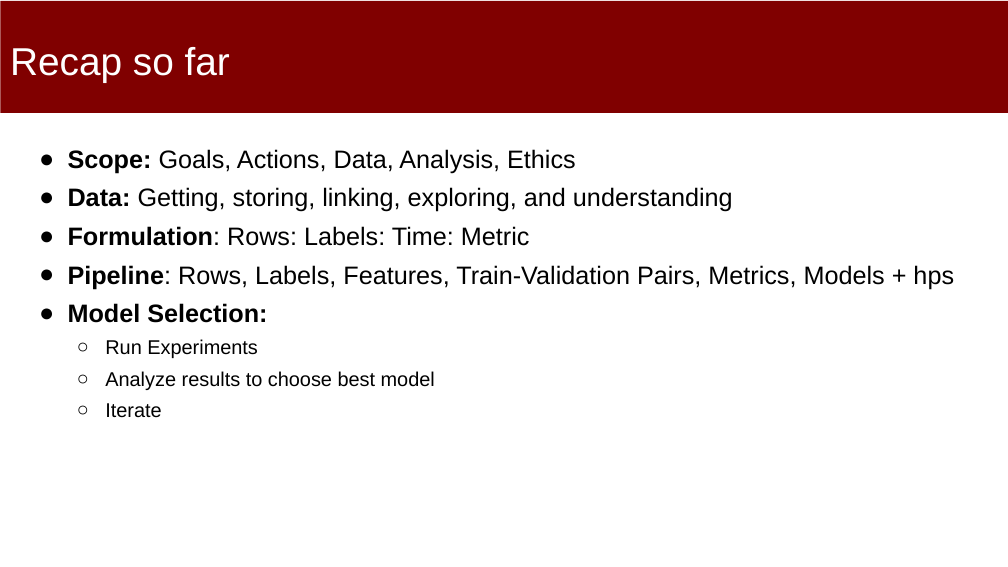
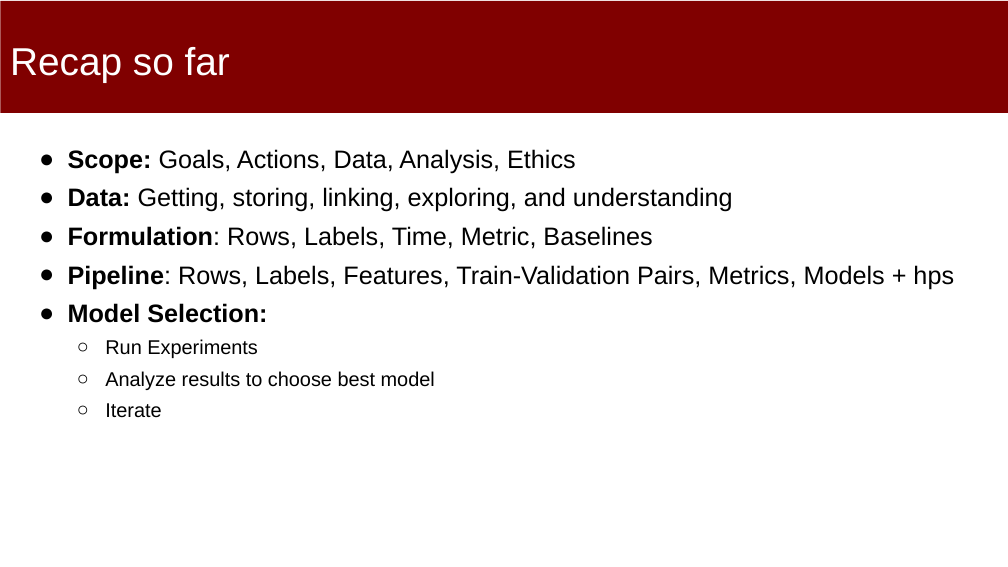
Before and after one commit to dssg/MLinPractice, a slide deck: slide 5 of Lectures/Lecture11-Module1Review.pptx (slide 4 before the commit). Drawn at 1008x567 pixels with LibreOffice and Linux fonts; fonts in the diff are those of the drawing. Boxes give left, top, right and bottom in pixels: in the first picture for what was removed or moved away, otherwise in the second. Text is boxed around its words. In the diff, an @@ line names an element or a change of style, - is before the commit and + after.

```diff
--- a/Lectures/Lecture11-Module1Review.pptx
+++ b/Lectures/Lecture11-Module1Review.pptx
@@ text at [68, 226, 652, 249]: text changed @@
-● Formulation: Rows: Labels: Time: Metric
+● Formulation: Rows, Labels, Time, Metric, Baselines
```
Also in this commit, not shown: 1 other slide changed, 18 slides added.
